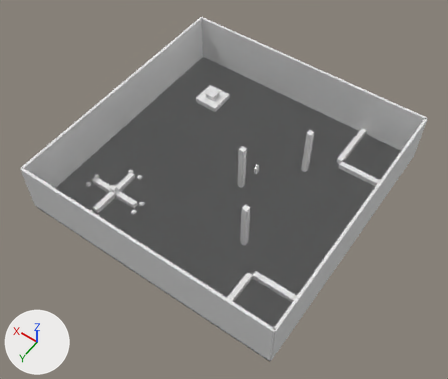
The Blender file Resources/level/level.blend: old version first, new version second.
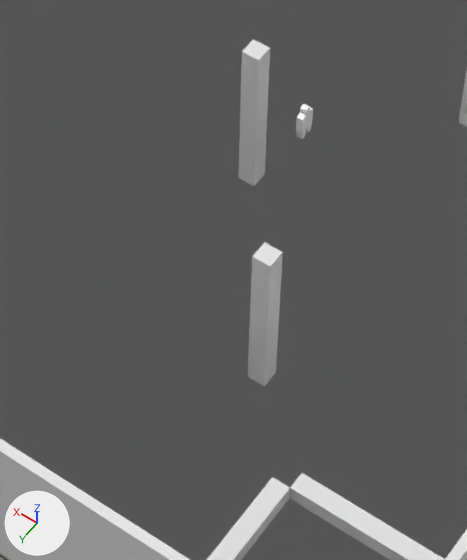
The first picture shows the older version from a camera (50 mm lens) standing at (-82.3, 119.2, 178.9) and looking at (-2.4, 7.4, 3.2). The close-ups show both versions on the part from 38% to 68% of the width and 36% to 78% of the height of that picture; other places that the commit changed are outside them. Lighting does not change. The marker at lower left points along +X, +Y and +Z.
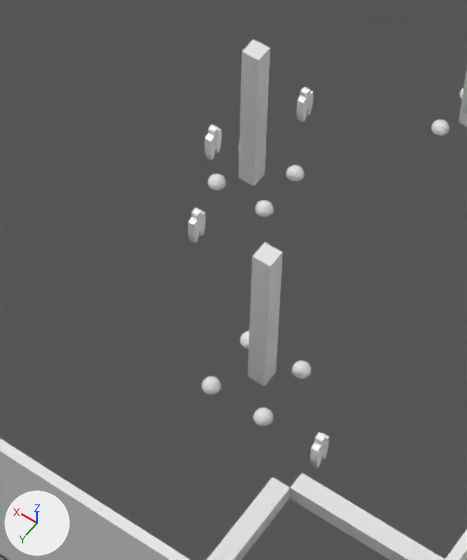
Changed parts and their boxes [x1, y1, x2, y2] in the close-ups (467 x 560 px):
'Cube.005', moved
    before: [296, 104, 313, 139]
    after: [296, 87, 314, 122]
'Cube.007', added
    after: [310, 432, 329, 468]
'Cube.003', added
    after: [188, 208, 205, 243]
'Cube.004', added
    after: [205, 124, 222, 160]
'ICO球.021', added
    after: [253, 407, 273, 426]
'ICO球.022', added
    after: [202, 376, 221, 395]
'ICO球.020', added
    after: [292, 360, 311, 379]
'ICO球.014', added
    after: [255, 200, 274, 217]
'ICO球.013', added
    after: [208, 174, 226, 190]
'ICO球.015', added
    after: [286, 165, 304, 182]
'ICO球.019', added
    after: [431, 120, 449, 136]
'ICO球.023', added
    after: [240, 331, 249, 349]

What changed in the scene script:
```text
Add img_playertex_png_010:
    img_playertex_png_010 = load_image('playerTex.png.010', '../player/playerTex.png', 1, 1, 'sRGB')
Add img_playertex_png_008:
    img_playertex_png_008 = load_image('playerTex.png.008', '../player/playerTex.png', 1, 1, 'sRGB')
Add img_playertex_png_007:
    img_playertex_png_007 = load_image('playerTex.png.007', '../player/playerTex.png', 1, 1, 'sRGB')
Add mat_material_029:
    mat_material_029 = principled_material('Material.029')
    mat_material_029.texture = img_playertex_png_010
    mat_material_029.roughness = 0.4
Add mat_material_011:
    mat_material_011 = principled_material('Material.011')
    mat_material_011.texture = img_playertex_png_008
    mat_material_011.roughness = 0.4
Add mat_material_010:
    mat_material_010 = principled_material('Material.010')
    mat_material_010.texture = img_playertex_png_007
    mat_material_010.roughness = 0.4
Add me_cube_007:
    me_cube_007.from_pydata(...)  # 44 vertices, 84 faces; spans x -0.39..0.39, y 0.14..4.5, z -1.0..1.0
    me_cube_007.materials.append(mat_material_029)  # picture img_playertex_png_010
Add me_cube_003:
    me_cube_003.from_pydata(...)  # 44 vertices, 84 faces; spans x -0.39..0.39, y 0.14..4.5, z -1.0..1.0
    me_cube_003.materials.append(mat_material_011)  # picture img_playertex_png_008
Add me_cube_002:
    me_cube_002.from_pydata(...)  # 44 vertices, 84 faces; spans x -0.39..0.39, y 0.14..4.5, z -1.0..1.0
    me_cube_002.materials.append(mat_material_010)  # picture img_playertex_png_007
Change ob_cube_005:
    ob_cube_005.location: (-6.3, -8.0, 0.0) -> (-5.0, -10.0, 0.0)
Add ob_cube_007:
    ob_cube_007 = bpy.data.objects.new('Cube.007', me_cube_007)
    ob_cube_007.location = (-30.0, 25.0, 0.0)
    ob_cube_007.rotation_euler = (1.571, 0.0, 0.0)  # degrees (90, 0, 0)
Add ob_cube_004:
    ob_cube_004 = bpy.data.objects.new('Cube.004', me_cube_003)
    ob_cube_004.location = (0.0, 0.0, 0.0)
    ob_cube_004.rotation_euler = (1.571, 0.0, 0.0)  # degrees (90, 0, 0)
Add ob_cube_003:
    ob_cube_003 = bpy.data.objects.new('Cube.003', me_cube_002)
    ob_cube_003.location = (-5.0, 10.0, 0.0)
    ob_cube_003.rotation_euler = (1.571, 0.0, 0.0)  # degrees (90, 0, 0)
Add ob_ico球_023:
    ob_ico球_023 = bpy.data.objects.new('ICO球.023', me_ico球_007.copy())  # the mesh of ob_ico球_007
    ob_ico球_023.location = (-16.7, 17.4, 0.0)
Add ob_ico球_022:
    ob_ico球_022 = bpy.data.objects.new('ICO球.022', me_ico球_007.copy())  # the mesh of ob_ico球_007
    ob_ico球_022.location = (-16.7, 24.0, 0.0)
Add ob_ico球_021:
    ob_ico球_021 = bpy.data.objects.new('ICO球.021', me_ico球_007.copy())  # the mesh of ob_ico球_007
    ob_ico球_021.location = (-22.9, 24.0, 0.0)
Add ob_ico球_020:
    ob_ico球_020 = bpy.data.objects.new('ICO球.020', me_ico球_007.copy())  # the mesh of ob_ico球_007
    ob_ico球_020.location = (-22.9, 17.3, 0.0)
Add ob_ico球_019:
    ob_ico球_019 = bpy.data.objects.new('ICO球.019', me_ico球_007.copy())  # the mesh of ob_ico球_007
    ob_ico球_019.location = (-17.8, -17.2, 0.0)
Add ob_ico球_015:
    ob_ico球_015 = bpy.data.objects.new('ICO球.015', me_ico球_007.copy())  # the mesh of ob_ico球_007
    ob_ico球_015.location = (-8.6, -2.9, 0.0)
Add ob_ico球_014:
    ob_ico球_014 = bpy.data.objects.new('ICO球.014', me_ico球_007.copy())  # the mesh of ob_ico球_007
    ob_ico球_014.location = (-8.6, 2.9, 0.0)
Add ob_ico球_013:
    ob_ico球_013 = bpy.data.objects.new('ICO球.013', me_ico球_007.copy())  # the mesh of ob_ico球_007
    ob_ico球_013.location = (-2.5, 2.9, 0.0)
```
